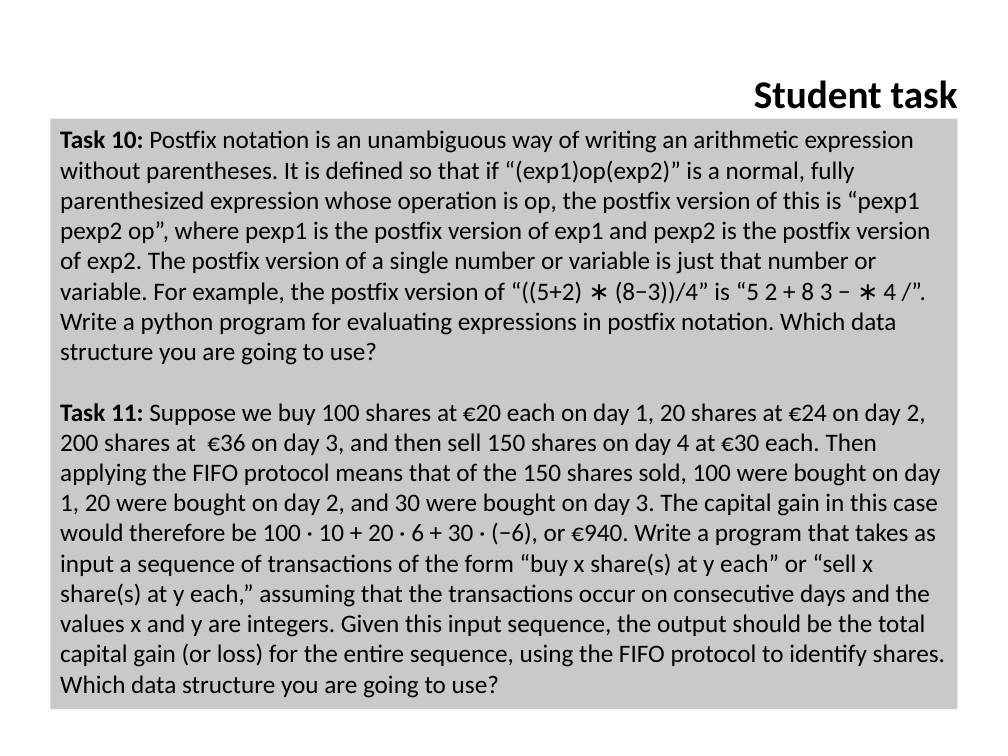
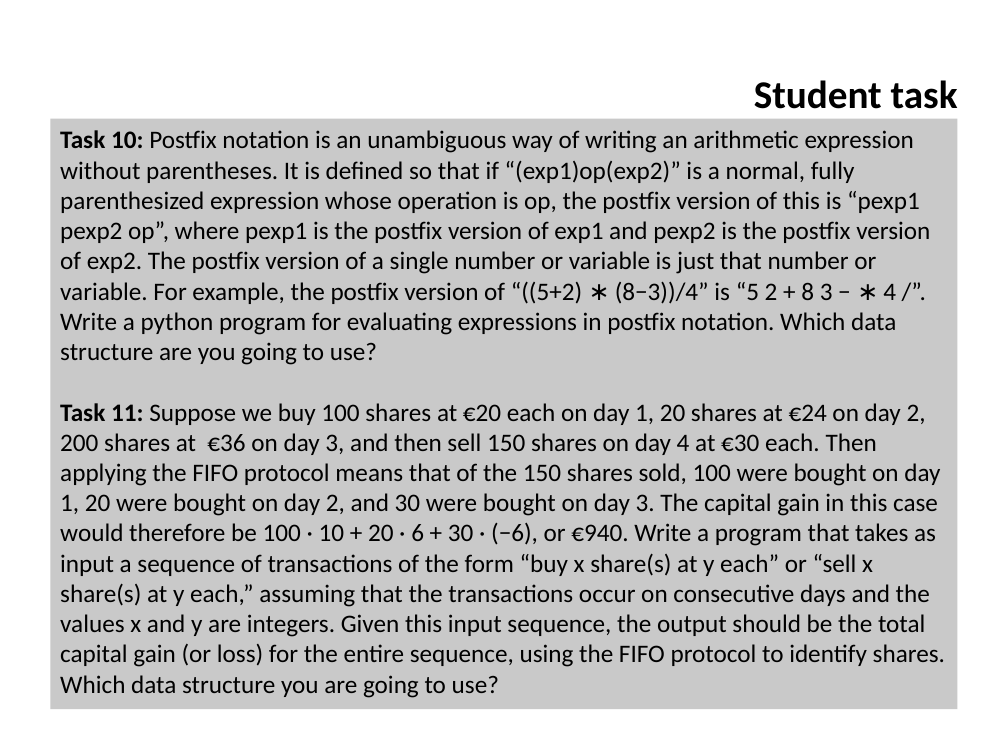
Before and after one commit to ifromm/dsa, a slide deck: slide 68 of slides/unit_3_elementary_ds.pptx. Drawn at 1008x756 pixels with LibreOffice and Linux fonts; fonts in the diff are those of the drawing; background and template pictures are left out. Boxes give left, top, right and bottom in pixels: in the first picture for what was removed or moved away, otherwise in the second. Text is boxed around its words. In the diff, an @@ line names an element or a change of style, - is before the commit and + after.

```diff
--- a/slides/unit_3_elementary_ds.pptx
+++ b/slides/unit_3_elementary_ds.pptx
@@ text in rectangle at box(60, 130, 930, 365): text changed @@
-Task 10: Postfix notation is an unambiguous way of writing an arithmetic expression without parentheses. It is defined so that if “(exp1)op(exp2)” is a normal, fully parenthesized expression whose operation is op, the postfix version of this is “pexp1 pexp2 op”, where pexp1 is the postfix version of exp1 and pexp2 is the postfix version of exp2. The postfix version of a single number or variable is just that number or variable. For example, the postfix version of “((5+2) ∗ (8−3))/4” is “5 2 + 8 3 − ∗ 4 /”. Write a python program for evaluating expressions in postfix notation. Which data structure you are going to use?
+Task 10: Postfix notation is an unambiguous way of writing an arithmetic expression without parentheses. It is defined so that if “(exp1)op(exp2)” is a normal, fully parenthesized expression whose operation is op, the postfix version of this is “pexp1 pexp2 op”, where pexp1 is the postfix version of exp1 and pexp2 is the postfix version of exp2. The postfix version of a single number or variable is just that number or variable. For example, the postfix version of “((5+2) ∗ (8−3))/4” is “5 2 + 8 3 − ∗ 4 /”. Write a python program for evaluating expressions in postfix notation. Which data structure are you going to use?
```
Also in this commit, not shown: 1 other slide changed.
